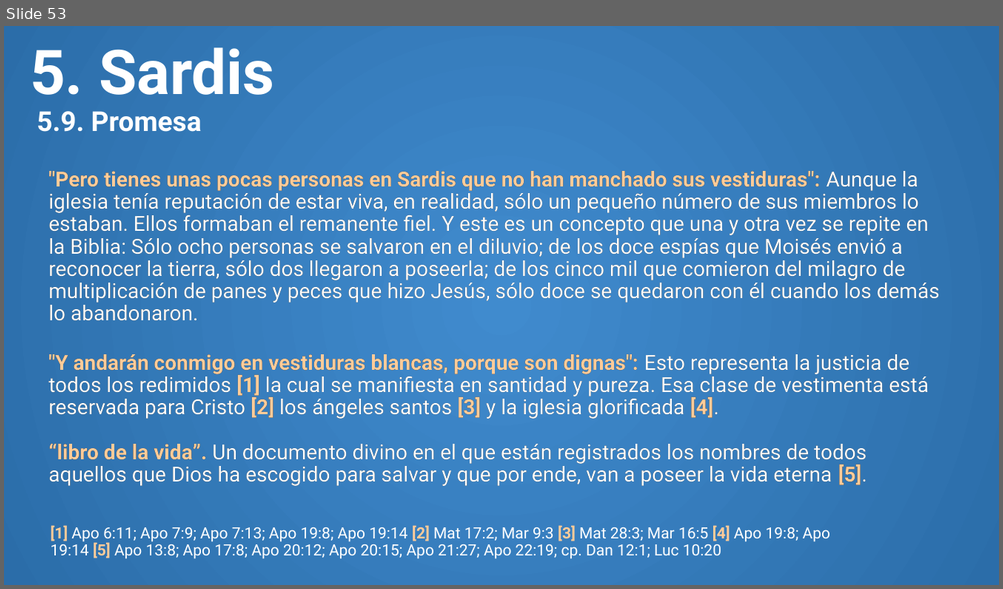
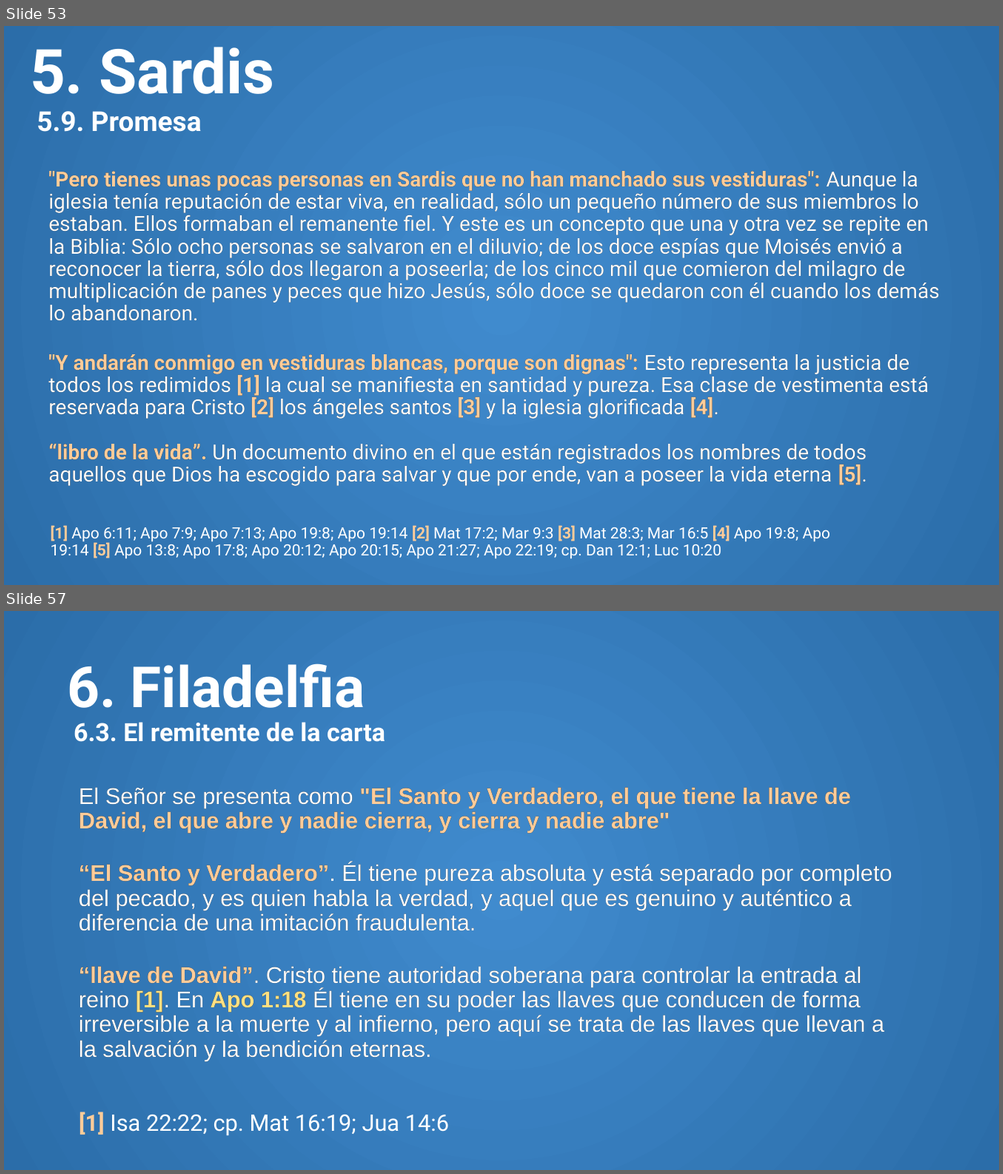
Before and after one commit to CreyTuning/documents, a slide deck: slideshow/Apocalipsis/3. Capitulo 2-3.pptm. Shown one above the other, each under a label of ours: slide 53 before the commit, slides 53 and 57 after it; the slides between them are not shown. The pictures are 1003x589 and 1003x1174 pixels, drawn with LibreOffice and Linux fonts; fonts in the diff are those of the drawing. Boxes give left, top, right and bottom in pixels: in the first picture for what was removed or moved away, otherwise in the second. Text is boxed around its words. In the diff, an @@ line names an element or a change of style, - is before the commit and + after.

Commit message:
laodicea y filadelfia

```diff
--- a/slideshow/Apocalipsis/3. Capitulo 2-3.pptm
+++ b/slideshow/Apocalipsis/3. Capitulo 2-3.pptm
@@ slide 57 added at [4,611,999,1170], background gradient #408BCE to #2B6DA9 @@
@@ title added at [68,664,385,742], 24.4 pt, text #FFFFFF, bold @@
+6. Filadelfia
+6.3. El remitente de la carta
@@ text added at [79,787,892,1061], 22 pt, text #FFFFFF @@
+El Señor se presenta como "El Santo y Verdadero, el que tiene la llave de David, el que abre y nadie cierra, y cierra y nadie abre"
+“El Santo y Verdadero”. Él tiene pureza absoluta y está separado por completo del pecado, y es quien habla la verdad, y aquel que es genuino y auténtico a diferencia de una imitación fraudulenta.
+“llave de David”. Cristo tiene autoridad soberana para controlar la entrada al reino [1]. En Apo 1:18 Él tiene en su poder las llaves que conducen de forma irreversible a la muerte y al infierno, pero aquí se trata de las llaves que llevan a la salvación y la bendición eternas.
@@ text added at [79,1112,449,1136], 22 pt, text #FFFFFF @@
+[1] Isa 22:22; cp. Mat 16:19; Jua 14:6
```
Also in this commit, not shown: 18 other slides added, 1 other file.
